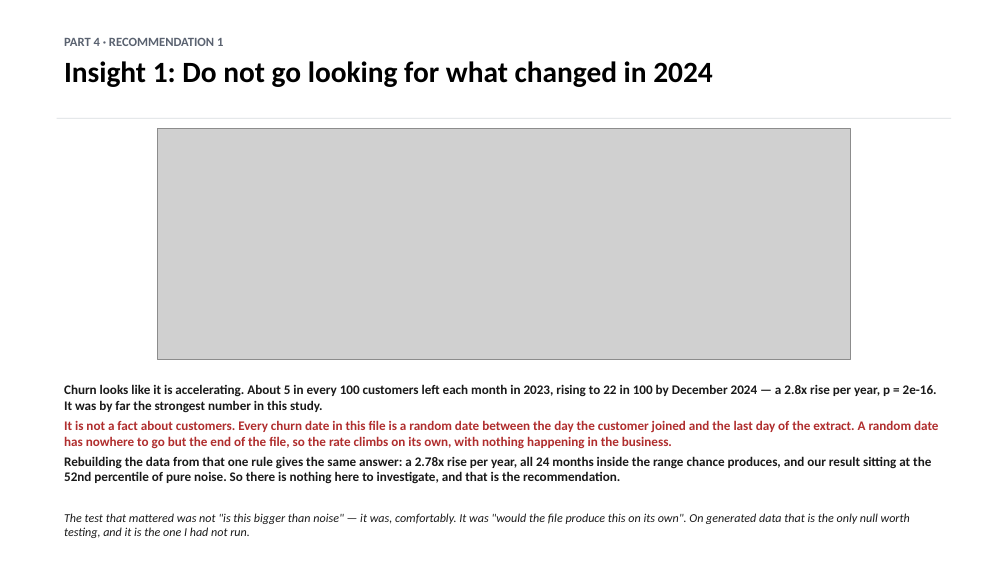
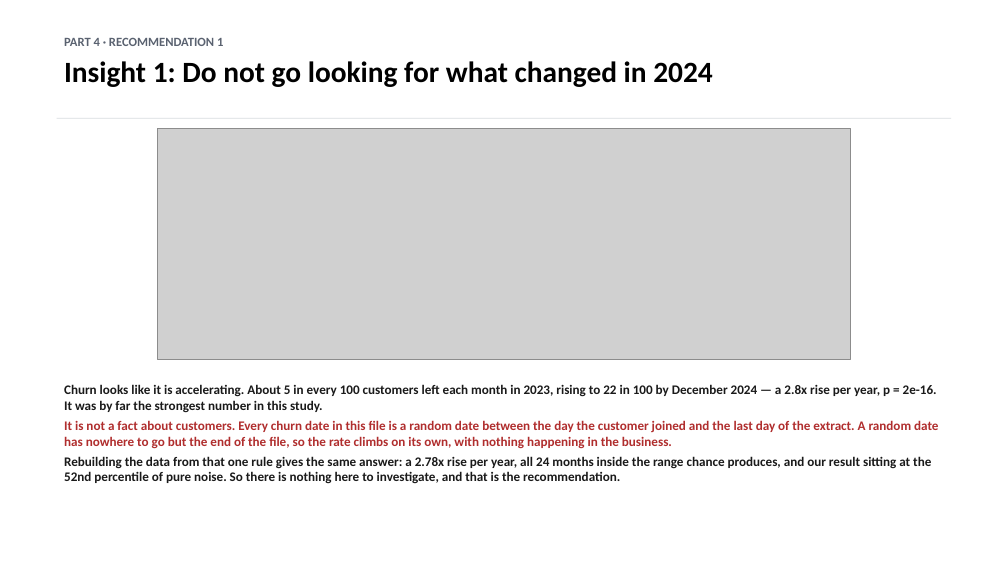
Before and after one commit to dmitriyratu/avepoint-churn-case-study, a slide deck: slide 15 of outputs/decks/AvePoint_Case_Study.pptx (slide 14 before the commit). Drawn at 1008x567 pixels with LibreOffice and Linux fonts; fonts in the diff are those of the drawing; grey boxes stand for pictures. Boxes give left, top, right and bottom in pixels: in the first picture for what was removed or moved away, otherwise in the second. Text is boxed around its words. In the diff, an @@ line names an element or a change of style, - is before the commit and + after.

Commit message:
Enhance modeling and performance analysis in presentation materials
- Added a new section in `build_new_slides.py` detailing the impact of increased data rows on customer churn analysis, including updated performance metrics and model evaluation.
- Revised the `pooled_selection_null.csv` to include additional AUC values for improved analysis of model performance.
- Updated `AvePoint_Case_Study.pptx` to reflect these enhancements, ensuring alignment with the latest insights and visual clarity.

These changes aim to provide a more comprehensive understanding of the modeling process and its implications for customer retention strategies.

```diff
--- a/outputs/decks/AvePoint_Case_Study.pptx
+++ b/outputs/decks/AvePoint_Case_Study.pptx
@@ text removed at box(64, 513, 910, 538) @@
-The test that mattered was not "is this bigger than noise" — it was, comfortably. It was "would the file produce this on its own". On generated data that is the only null worth testing, and it is the one I had not run.
```
Also in this commit, not shown: 2 other slides changed, 3 slides added, 2 slides removed, 22 other files.
